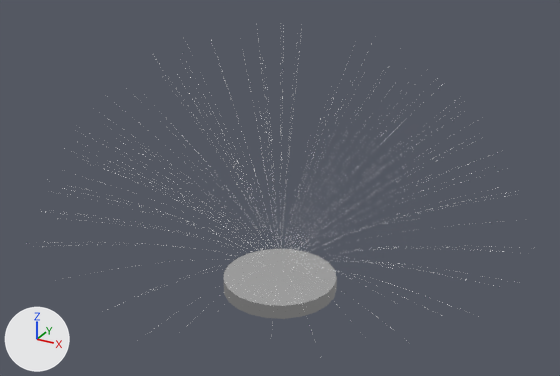
One commit to the glTF model 3d_models/fiber_lamp/fiber-optic-lamp-body.gltf: the scene before it, then after it.
Rendered twice from a camera (50 mm lens) standing at (14.7, -26.7, 17.2) and looking at (0.2, -0.3, 4.0). The axes (+X, +Y, +Z) are drawn at lower left. The lights are the same throughout. Where no turn or scale is listed for an object, it has been applied to the vertices.

Objects in the first picture: 'base', 'fiber'.
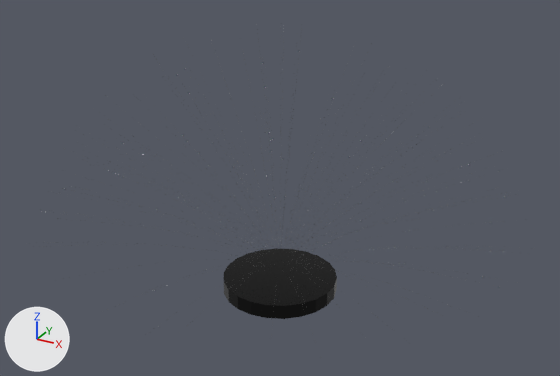
Changed parts and their boxes (x1, y1, x2, y2) in the pictures (560 x 376 px):
'base', recoloured (grey to black)
    both: (224, 248, 337, 319)

What the commit changed:
Material 'lamp-body' (mat_lamp_body) changes colour from white #e7e7e7 to black #000000; in linear values from (0.8, 0.8, 0.8) to (0.0, 0.0, 0.0).
Material 'lamp-fiber' (mat_lamp_fiber) is new.
Its base color is (0.199, 0.199, 0.199) (grey #7b7b7b).
Its metallic is 1.0.
Its roughness is 0.364.
me_fiber has 7740 vertices, 12384 faces and spans x -10.5..10.5, y -10.6..10.6, z 0.4..10.9.
me_fiber no longer uses material mat_lamp_fiber_solid (white #e7e7e7).
me_fiber now uses material mat_lamp_fiber (grey #7b7b7b).
